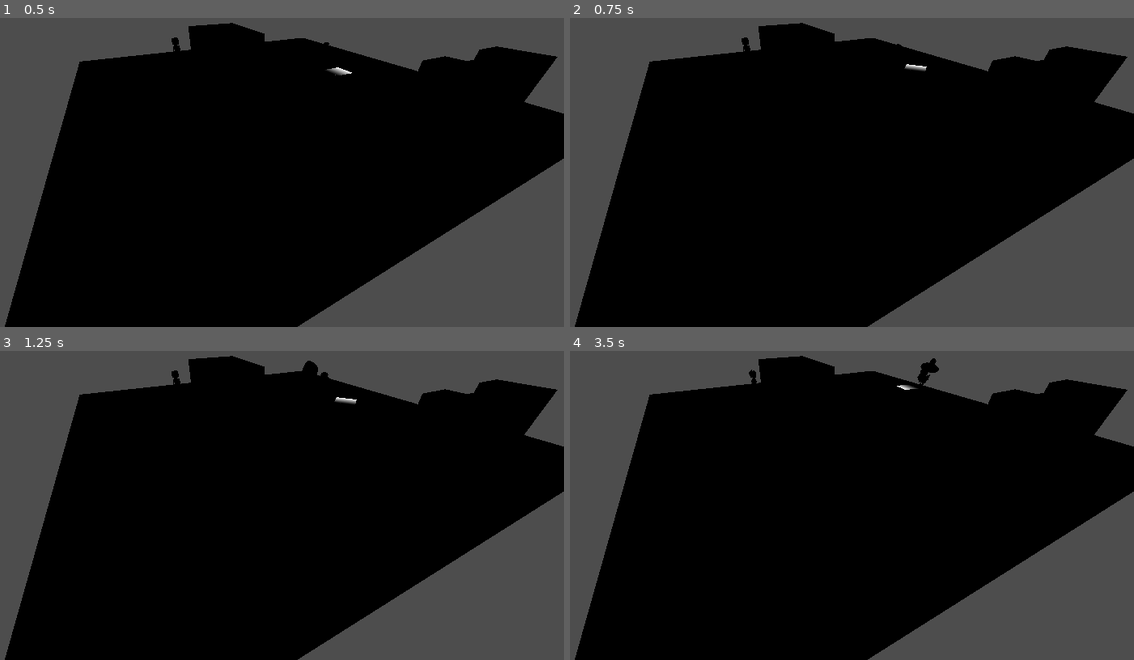
Above: before the commit, frames 1-4 (two rows, left to right).
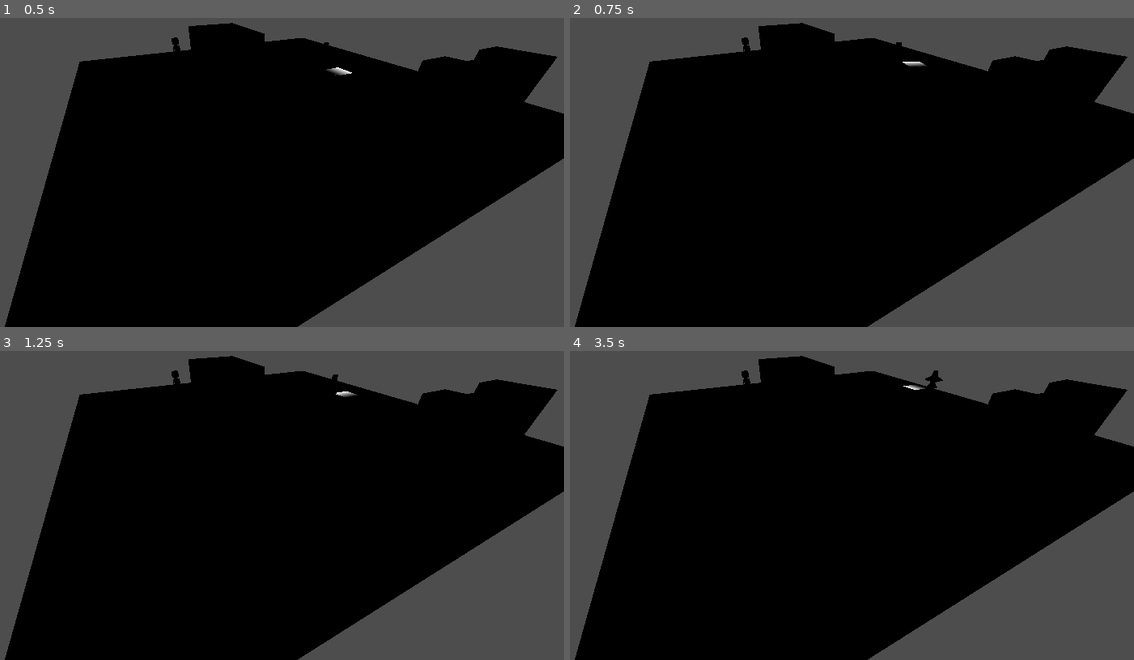
Above: after the commit, the same moments.

Repository: ZergioPC/aux_sombreron
Game: Godot game, scene res://Environment/map_testing.tscn
Two runs of this game, one before a commit and one after it. Both use one fixed random seed, a clock stepped at 60 frames per second and the inputs below.
Inputs:
- Up to frame 1 (0.5 s): no input
- Up to frame 2 (0.75 s): tap Enter at 0.5 s; hold Right (move_right) from 0.53 s (still down); tap X (attack) at 0.6 s
- Up to frame 3 (1.25 s): keep holding Right (move_right)
- Up to frame 4 (3.5 s): release Right (move_right) at 1.28 s; hold Down (move_back) 1.28-2.03 s; tap X (attack) at 1.35, 2.3, 3.05 s; hold Right (move_right) 2.03-2.78 s; tap Z (dash) at 2.1 s; hold Up (move_forward) from 2.78 s (still down); tap Shift (run) at 2.85 s

Frame 1 is identical in both runs. In frame 2, 0.1% of the frame differs, in the area x 57-64%, y 7-18%; in frame 3, 0.2%; in frame 4, 0.4%, in the area x 30-67%, y 2-13%.

Commit message:
Se implementa hasta fase 10

Diff:
--- a/Environment/map_testing.tscn
+++ b/Environment/map_testing.tscn
@@ -1,9 +1,10 @@
-[gd_scene load_steps=6 format=3 uid="uid://cw5kq0ypvmg5d"]
+[gd_scene load_steps=7 format=3 uid="uid://cw5kq0ypvmg5d"]
 
 [ext_resource type="PackedScene" uid="uid://ui8f0iwkli4l" path="res://Entities/Tramposo/Tramposo.tscn" id="1_2ev4n"]
 [ext_resource type="PackedScene" uid="uid://cknalse3hxgqa" path="res://Entities/Peleador/Peleador.tscn" id="1_p4juy"]
 [ext_resource type="PackedScene" uid="uid://b2v6yglnu7xl3" path="res://Entities/NpcBoy/NpcBoy.tscn" id="2_npcboy"]
 [ext_resource type="PackedScene" uid="uid://cqcjfafijyups" path="res://Player/player.tscn" id="2_player"]
+[ext_resource type="Script" path="res://Game/CinematicPlaceholder.gd" id="3_cine"]
 
 [sub_resource type="NavigationMesh" id="NavigationMesh_af00w"]
 vertices = PackedVector3Array(-5.67381, 0.392067, -13.158, -2.92381, 0.392067, -13.408, -2.92381, 0.392067, -16.408, -1 …(1754 unchanged characters)…
@@ -71,3 +72,7 @@
 
 [node name="Camera3D" type="Camera3D" parent="."]
 transform = Transform3D(0.902585, 0.246931, -0.352654, 0, 0.819152, 0.573576, 0.430511, -0.517702, 0.739355, -11.5745, 6.615, 12.0134)
+
+[node name="CinematicPlaceholder" type="Node" parent="."]
+process_mode = 3
+script = ExtResource("3_cine")
--- /dev/null
+++ b/Game/CinematicPlaceholder.gd
@@ -0,0 +1,62 @@
+extends Node
+
+## Placeholder TEMPORAL de la cinemática de captura.
+##
+## NO es la cinemática final. Existe solo para poder probar el flujo completo de
+## pausa, captura y reanudación mientras la cinemática real no está implementada:
+##
+##   1. Al iniciarse la cinemática espera un tiempo con el objetivo todavía visible.
+##   2. En el punto definido captura al objetivo con
+##      HuntManager.complete_current_target(), que lo hace desaparecer.
+##   3. Espera otro momento y reanuda el juego continuando la caza.
+##
+## Debe estar configurado con PROCESS_MODE_ALWAYS para seguir ejecutándose con el
+## árbol pausado durante la cinemática.
+
+## Tiempo (segundos reales) que el objetivo permanece visible antes de capturarlo.
+@export var capture_delay: float = 1.0
+## Tiempo (segundos reales) tras la captura antes de reanudar el juego.
+@export var resume_delay: float = 1.0
+
+var _playing: bool = false
+
+
+func _ready() -> void:
+	GameState.cinematic_state_changed.connect(_on_cinematic_state_changed)
+
+
+func _on_cinematic_state_changed(active: bool) -> void:
+	if not active:
+		return
+	_play_placeholder()
+
+
+## Reproduce el placeholder. La guarda [member _playing] evita reentradas si
+## llegan varias notificaciones de inicio de cinemática.
+func _play_placeholder() -> void:
+	if _playing:
+		return
+
+	_playing = true
+
+	# Tramo 1: el objetivo permanece visible.
+	await _wait(capture_delay)
+
+	# Punto definido de la cinemática: aquí desaparece el objetivo.
+	HuntManager.complete_current_target()
+
+	# Tramo 2: se muestra la captura antes de reanudar el juego.
+	await _wait(resume_delay)
+
+	GameState.end_cinematic()
+	HuntManager.continue_hunt()
+
+	_playing = false
+
+
+## Espera en tiempo real aunque el árbol esté pausado. SceneTree.create_timer
+## usa process_always = true por defecto.
+func _wait(seconds: float) -> void:
+	if seconds <= 0.0:
+		return
+	await get_tree().create_timer(seconds).timeout
--- a/NPCSystem/States/Escape.gd
+++ b/NPCSystem/States/Escape.gd
@@ -2,8 +2,8 @@
 
 ## Estado de escape del NPC.
 ##
-## Solicita a NPCBase el desplazamiento hacia la zona segura asignada y vuelve
-## a Idle cuando la amenaza desaparece o al llegar sin amenazas pendientes.
+## Solicita a NPCBase el desplazamiento hacia la zona segura asignada. Al
+## llegar, el NPC desaparece de forma instantánea mediante NPCBase.despawn().
 
 var _arrived: bool = false
 
@@ -30,22 +30,19 @@
 	if npc == null:
 		return
 
+	# Salvaguarda: sin zona segura no tiene sentido escapar.
 	if not npc.has_safe_zone():
 		request_transition(&"idle")
 		return
 
+	# Ya se ordenó la desaparición; se espera a que queue_free la aplique.
 	if _arrived:
-		if not npc.has_perceived_threats():
-			request_transition(&"idle")
 		return
 
 	if npc.has_reached_destination():
 		_arrived = true
 		npc.stop_movement()
-		npc.play_animation(npc.idle_animation)
-
-		if not npc.has_perceived_threats():
-			request_transition(&"idle")
+		npc.despawn()
 
 
 func exit() -> void:
--- a/Player/Scripts/sombreron.gd
+++ b/Player/Scripts/sombreron.gd
@@ -23,6 +23,8 @@
 @export var animation_player: AnimationPlayer
 @export var model: Node3D
 @export var pivote: Marker3D
+## Zona de detección del ataque. Si queda vacía, se resuelve desde [member pivote].
+@export var attack_area: Area3D
 
 # -------------------------
 # STATES
@@ -52,7 +54,15 @@
 # -------------------------
 
 func _ready() -> void:
+	_resolve_attack_area()
 	play_animation("idle", 1.0)
+
+
+## Resuelve la referencia al AttackArea3D a partir del pivote si no está asignada.
+func _resolve_attack_area() -> void:
+	if attack_area != null or pivote == null:
+		return
+	attack_area = pivote.get_node_or_null("AttackArea3D") as Area3D
 
 
 # -------------------------
@@ -210,11 +220,38 @@
 
 func start_attack() -> void:
 
+	# El ataque solo tiene efecto si hay un objetivo de caza dentro del área.
+	if _find_hunt_target_in_attack_area() == null:
+		_prepare_attack_miss_effect()
+		return
+
 	action_timer = attack_duration
 	velocity.x = 0
 	velocity.z = 0
 
 	change_state(State.ATTACK)
+
+	# Reproducida la animación de ataque, arranca la cinemática de captura.
+	# El placeholder de la cinemática se encarga de la pausa y la captura.
+	GameState.begin_cinematic()
+
+
+## Busca un NPC que sea el objetivo de caza dentro del AttackArea3D.
+func _find_hunt_target_in_attack_area() -> NPCBase:
+	if attack_area == null:
+		return null
+
+	for body in attack_area.get_overlapping_bodies():
+		if body is NPCBase and body.is_hunt_target:
+			return body
+
+	return null
+
+
+## Punto de extensión para la futura animación del rectángulo (Sprite3D) bajo el
+## área de ataque. Todavía no implementa ningún efecto visual.
+func _prepare_attack_miss_effect() -> void:
+	pass
 
 
 # -------------------------
